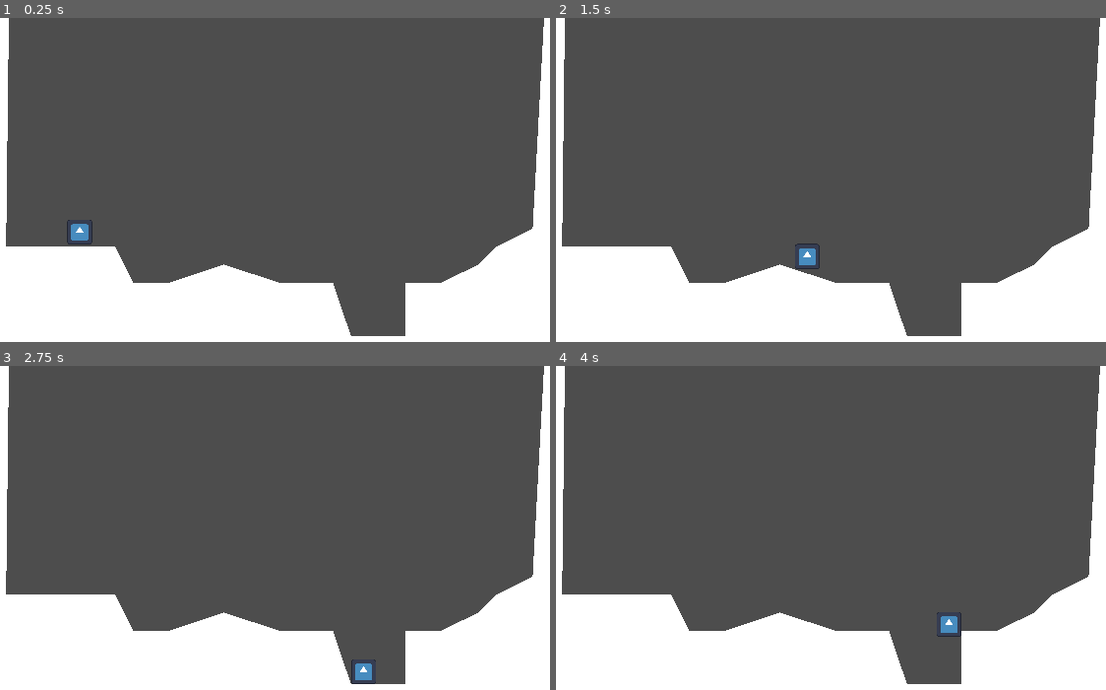
Above: before the commit, frames 1-4 (two rows, left to right).
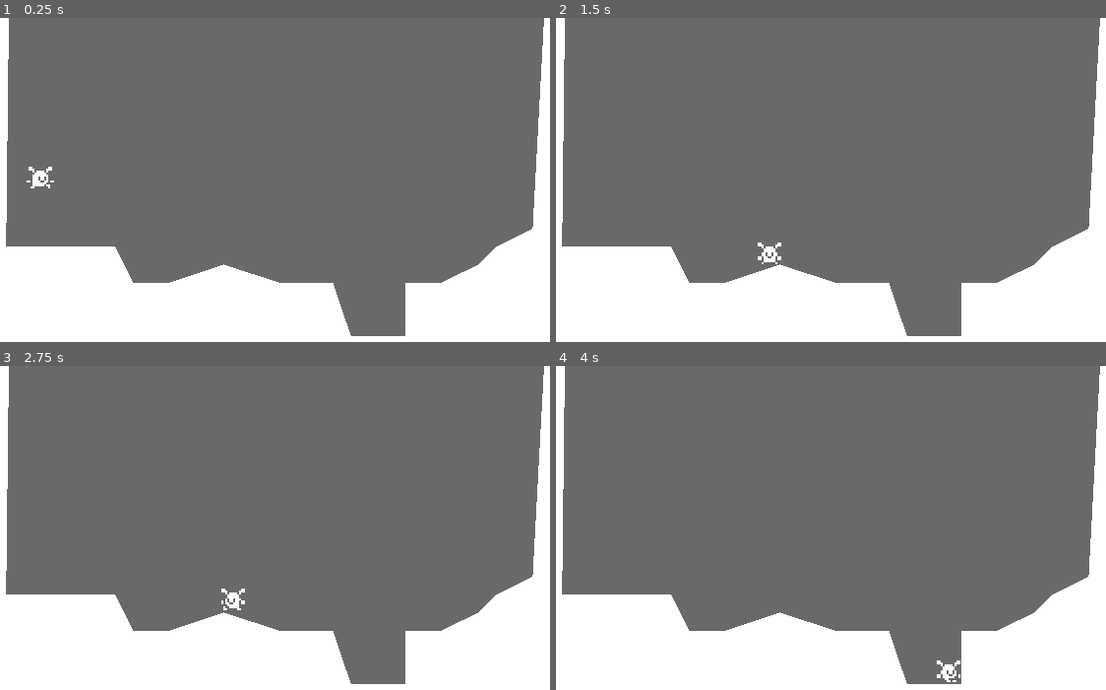
Above: after the commit, the same moments.

Repository: bgudna/sdf1
Game: Godot game, scene res://world.tscn
Same seed, same stepped clock (60 frames per second), same inputs: the game is played once before the commit and once after it. The engine's default icon, where the game draws it, is replaced by a stand-in: a white triangle on a blue panel in a dark square.
Inputs:
- Up to frame 1 (0.25 s): no input
- Up to frame 2 (1.5 s): tap Enter (ui_accept) at 0.5, 0.77 s; hold Right (ui_right) from 0.53 s (still down)
- Up to frame 3 (2.75 s): tap Enter (ui_accept) at 1.52 s; release Right (ui_right) at 2.03 s; hold Left (ui_left) from 2.03 s (still down)
- Up to frame 4 (4 s): release Left (ui_left) at 2.78 s; hold Right (ui_right) from 2.78 s (still down); tap Enter (ui_accept) at 3.02, 3.77 s

The runs differ from the first frame. In frame 1, 76% of the frame differs, in the area x 1-99%, y 0-99%; in frame 2, 76%; in frame 3, 76%; in frame 4, 76%.

Commit message:
adding temp tilemap for graphics

Diff:
--- a/player.gd
+++ b/player.gd
@@ -7,6 +7,7 @@
 
 var gravity = ProjectSettings.get_setting("physics/2d/default_gravity")
 
+@onready var animated_sprite_2d = $AnimatedSprite2D
 
 func _physics_process(delta):
 	add_gravity(delta)
@@ -15,8 +16,7 @@
 
 	handle_speedup(input_axis, delta)
 	apply_some_friction(input_axis, delta)
-
-
+	update_animations(input_axis)
 	move_and_slide()
 
 func add_gravity(delta):
@@ -38,3 +38,13 @@
 func handle_speedup(input_axis, delta):
 	if input_axis:
 		velocity.x = move_toward(velocity.x, SPEED * input_axis, ACCELERATION * delta)
+
+func update_animations(input_axis):
+	if input_axis != 0:
+		animated_sprite_2d.flip_h = (input_axis < 0)
+		animated_sprite_2d.play("run")
+	else:
+		animated_sprite_2d.play("idle")
+
+	if not is_on_floor():
+		animated_sprite_2d.play("jump")
--- a/player.tscn
+++ b/player.tscn
@@ -1,22 +1,104 @@
-[gd_scene load_steps=4 format=3 uid="uid://bmjw4qk6m2xk"]
+[gd_scene load_steps=14 format=3 uid="uid://bmjw4qk6m2xk"]
 
 [ext_resource type="Script" path="res://player.gd" id="1_1dt6k"]
-[ext_resource type="Texture2D" uid="uid://bfv0nj0gbyhlc" path="res://icon.svg" id="1_gofur"]
+[ext_resource type="Texture2D" uid="uid://62q27wyoalfk" path="res://tilemap-mono.png" id="2_6m808"]
+
+[sub_resource type="AtlasTexture" id="AtlasTexture_f7akw"]
+atlas = ExtResource("2_6m808")
+region = Rect2(0, 240, 16, 16)
+
+[sub_resource type="AtlasTexture" id="AtlasTexture_mp6yc"]
+atlas = ExtResource("2_6m808")
+region = Rect2(0, 224, 16, 16)
+
+[sub_resource type="AtlasTexture" id="AtlasTexture_58t5b"]
+atlas = ExtResource("2_6m808")
+region = Rect2(64, 224, 16, 16)
+
+[sub_resource type="AtlasTexture" id="AtlasTexture_v6v76"]
+atlas = ExtResource("2_6m808")
+region = Rect2(0, 224, 16, 16)
+
+[sub_resource type="AtlasTexture" id="AtlasTexture_32d0e"]
+atlas = ExtResource("2_6m808")
+region = Rect2(96, 224, 16, 16)
+
+[sub_resource type="AtlasTexture" id="AtlasTexture_7syeh"]
+atlas = ExtResource("2_6m808")
+region = Rect2(16, 224, 16, 16)
+
+[sub_resource type="AtlasTexture" id="AtlasTexture_r34ee"]
+atlas = ExtResource("2_6m808")
+region = Rect2(32, 224, 16, 16)
+
+[sub_resource type="AtlasTexture" id="AtlasTexture_ulkie"]
+atlas = ExtResource("2_6m808")
+region = Rect2(48, 224, 16, 16)
+
+[sub_resource type="AtlasTexture" id="AtlasTexture_ciuqj"]
+atlas = ExtResource("2_6m808")
+region = Rect2(0, 224, 16, 16)
+
+[sub_resource type="SpriteFrames" id="SpriteFrames_lpdjd"]
+animations = [{
+"frames": [{
+"duration": 1.0,
+"texture": SubResource("AtlasTexture_f7akw")
+}, {
+"duration": 1.0,
+"texture": SubResource("AtlasTexture_mp6yc")
+}],
+"loop": true,
+"name": &"idle",
+"speed": 4.0
+}, {
+"frames": [{
+"duration": 1.0,
+"texture": SubResource("AtlasTexture_58t5b")
+}, {
+"duration": 1.0,
+"texture": SubResource("AtlasTexture_v6v76")
+}, {
+"duration": 1.0,
+"texture": SubResource("AtlasTexture_32d0e")
+}],
+"loop": true,
+"name": &"jump",
+"speed": 2.0
+}, {
+"frames": [{
+"duration": 1.0,
+"texture": SubResource("AtlasTexture_7syeh")
+}, {
+"duration": 1.0,
+"texture": SubResource("AtlasTexture_r34ee")
+}, {
+"duration": 1.0,
+"texture": SubResource("AtlasTexture_ulkie")
+}, {
+"duration": 1.0,
+"texture": SubResource("AtlasTexture_ciuqj")
+}],
+"loop": true,
+"name": &"run",
+"speed": 14.0
+}]
 
 [sub_resource type="RectangleShape2D" id="RectangleShape2D_ir4tk"]
-size = Vector2(16, 16)
+size = Vector2(16, 13.6286)
 
 [node name="Player" type="CharacterBody2D"]
 floor_constant_speed = true
 floor_snap_length = 2.0
 script = ExtResource("1_1dt6k")
 
-[node name="Sprite2D" type="Sprite2D" parent="."]
-position = Vector2(52, 52)
-scale = Vector2(0.1, 0.1)
-texture = ExtResource("1_gofur")
+[node name="AnimatedSprite2D" type="AnimatedSprite2D" parent="."]
+position = Vector2(0, -8)
+sprite_frames = SubResource("SpriteFrames_lpdjd")
+animation = &"idle"
 
 [node name="CollisionShape2D" type="CollisionShape2D" parent="."]
-position = Vector2(52, 52)
+visible = false
+position = Vector2(0, -5.5)
 scale = Vector2(0.795918, 0.807128)
 shape = SubResource("RectangleShape2D_ir4tk")
--- a/world.gd
+++ b/world.gd
@@ -4,4 +4,6 @@
 @onready var polygon_2d = $StaticBody2D/CollisionPolygon2D/Polygon2D
 
 func _ready():
+	RenderingServer.set_default_clear_color(Color.DIM_GRAY)
+
 	polygon_2d.polygon = collision_polygon_2d.polygon
--- a/world.tscn
+++ b/world.tscn
@@ -16,4 +16,4 @@
 [node name="Polygon2D" type="Polygon2D" parent="StaticBody2D/CollisionPolygon2D"]
 
 [node name="Player" parent="." instance=ExtResource("2_gibgv")]
-position = Vector2(16, 24)
+position = Vector2(48, 56)
Binary file added: tilemap-mono.png
Not shown, added: tilemap-mono.png.import
